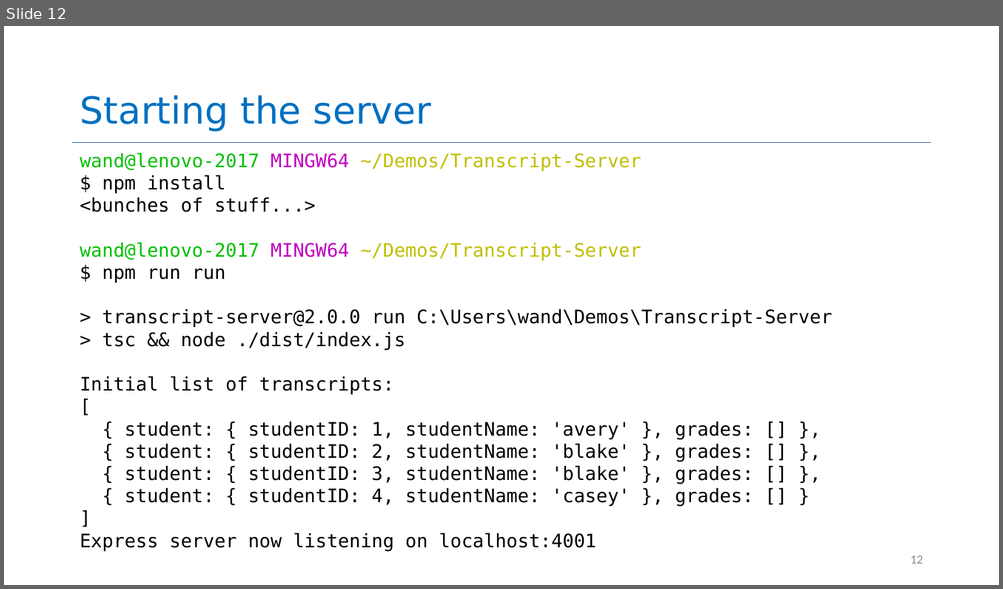
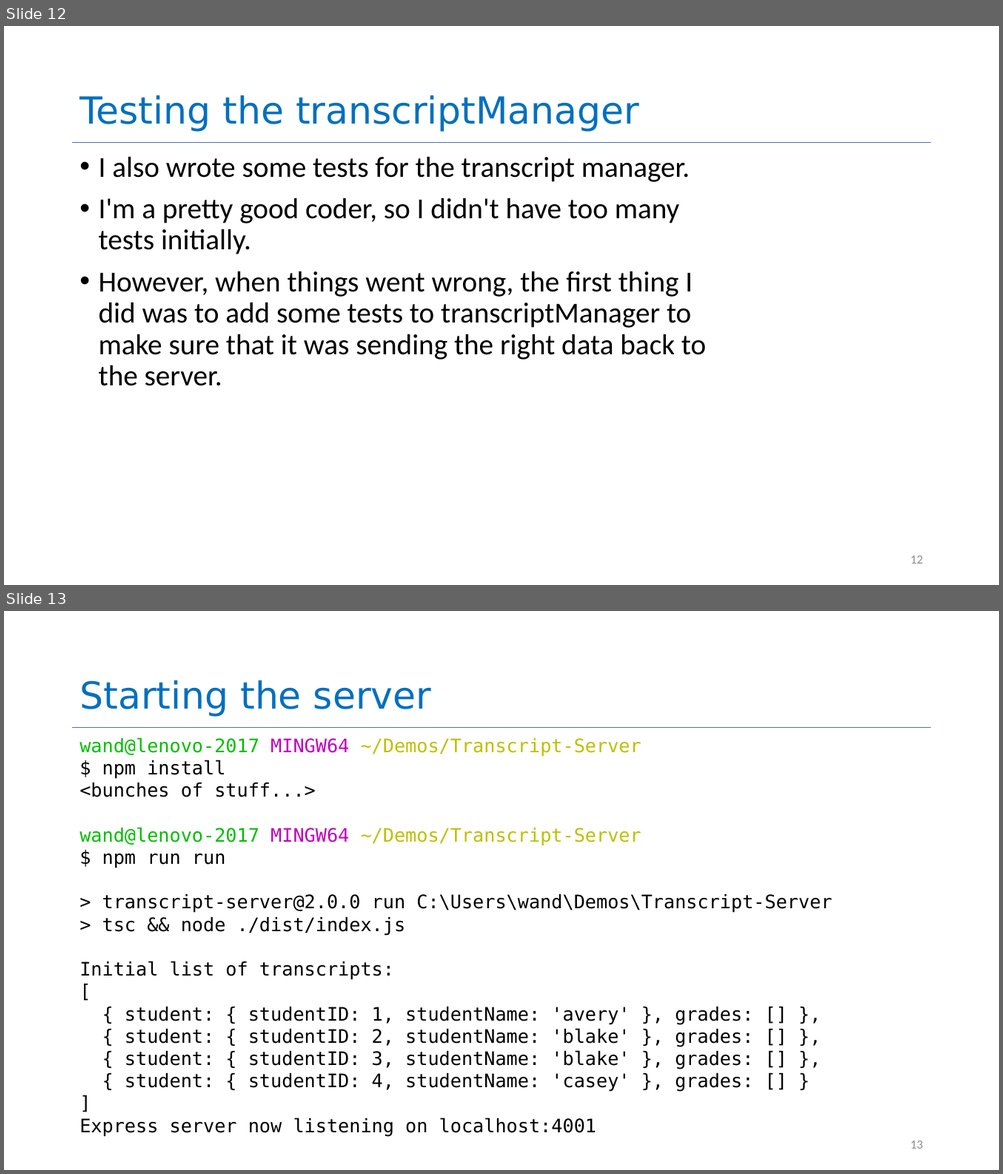
Before and after one commit to neu-se/CS4530-CS5500-Spring-2021, a slide deck: Slides/Lesson 3.4 Building a REST server.pptx. Shown one above the other, each under a label of ours: slide 12 before the commit, slides 12 and 13 after it. The pictures are 1003x589 and 1003x1174 pixels, drawn with LibreOffice and Linux fonts; fonts in the diff are those of the drawing. Boxes give left, top, right and bottom in pixels: in the first picture for what was removed or moved away, otherwise in the second. Text is boxed around its words. In the diff, an @@ line names an element or a change of style, - is before the commit and + after.

```diff
--- a/Slides/Lesson 3.4 Building a REST server.pptx
+++ b/Slides/Lesson 3.4 Building a REST server.pptx
@@ slide 12 added at (4,26,999,585), background #FFFFFF; not listed: 1 template element that a slide beside it also shows @@
@@ title added at (79,95,639,132), 36 pt, text #0070C0 @@
+Testing the transcriptManager
@@ text added at (99,156,706,386), 28 pt, text #000000 @@
+• I also wrote some tests for the transcript manager.
+• I'm a pretty good coder, so I didn't have too many tests initially.
+• However, when things went wrong, the first thing I did was to add some tests to transcriptManager to make sure that it was sending the right data back to the server.
@@ page number added at (910,556,922,564), 12 pt, text #8C8C8C @@
+12
@@ what was slide 12 is now slide 13 @@
@@ page number at (910,1141,922,1149): text changed @@
-12
+13
```
Also in this commit, not shown: 9 slides changed, 9 other slides added, 2 slides removed, 5 other files.
